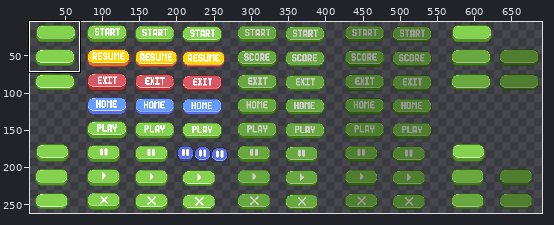
File history of a pixel-art file, assets/button ver 2.aseprite. Above, an overview of the earlier version with the close-up marked.
Close-up. Before the commit:
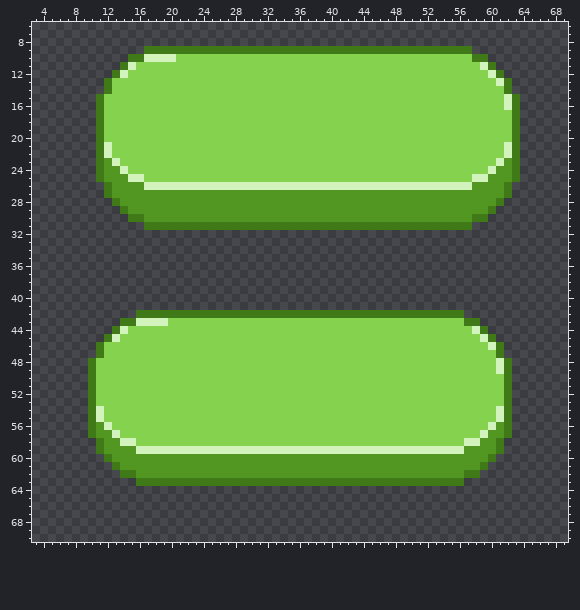
785x271 pixels, 1 frame. Colours within 5 levels of each other are drawn and written as one. Shown: x 3..69, y 6..70. The wide view leaves out empty margins. The commit also changed other parts of the picture, which this record leaves out.
The same view after the edit:
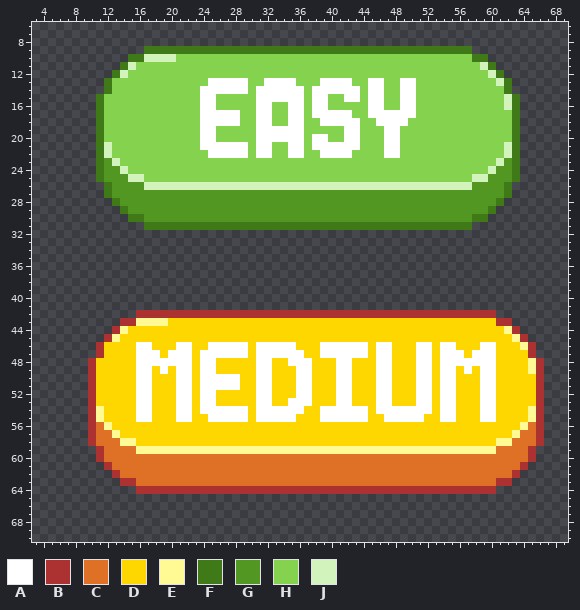
Palette (. is transparent): A #ffffff  B #ac3232  C #df7126  D #ffd700  E #fffa94  F #407a18  G #519721  H #84d24e  J #d2f3bb
Changes in this commit:
Changed rows in their new state; - is an unchanged pixel.
first column x 24:
13 -AAAAA--AAAA---AAAA--AA--AA
14 AAAAAA-AAAAAA-AAAAAA-AA--AA
15 AA-----AAAAAA-AA--AA-AA--AA
16 AA-----AA--AA-AA-----AA--AA
17 AAAAA--AA--AA-AAAAA--AAAAAA
18 AAAAA--AA--AA--AAAAA--AAAA-
19 AA-----AAAAAA-----AA---AA--
20 AA-----AAAAAA-AA--AA---AA--
21 AAAAAA-AA--AA-AAAAAA---AA--
22 -AAAAA-AA--AA--AAAA----AA--
first column x 10:
42 ------BBBBBBBBBBBBBBBBBBBBBBBBBBBBBBBBBBBBBBBBBBBBB------
43 ----BBEEEEDDDDDDDDDDDDDDDDDDDDDDDDDDDDDDDDDDDDDDDDDBB----
44 ---BEDDDDDDDDDDDDDDDDDDDDDDDDDDDDDDDDDDDDDDDDDDDDDDDEB---
45 --BEDDDDDDDDDDDDDDDDDDDDDDDDDDDDDDDDDDDDDDDDDDDDDDDDDEB--
46 -BDDDDAADDDAADDAAAAADAAAAADDDAAAAAADAADDDAADAADDDAADDDEB-
47 -BDDDDAAADAAADAAAAAADAAAAAADDAAAAAADAADDDAADAAADAAADDDDB-
48 BDDDDDAAAAAAADAADDDDDAADDAAADDDAADDDAADDDAADAAAAAAADDDDEB
49 BDDDDDAADADAADAADDDDDAADDDAADDDAADDDAADDDAADAADADAADDDDEB
50 BDDDDDAADDDAADAAAAADDAADDDAADDDAADDDAADDDAADAADDDAADDDDDB
51 BDDDDDAADDDAADAAAAADDAADDDAADDDAADDDAADDDAADAADDDAADDDDDB
52 BDDDDDAADDDAADAADDDDDAADDDAADDDAADDDAADDDAADAADDDAADDDDDB
53 BDDDDDAADDDAADAADDDDDAADDAAADDDAADDDAADDDAADAADDDAADDDDDB
54 BEDDDDAADDDAADAAAAAADAAAAAADDAAAAAADAAAAAAADAADDDAADDDDEB
55 BEDDDDAADDDAADDAAAAADAAAAADDDAAAAAADDAAAAADDAADDDAADDDDEB
56 BCEDDDDDDDDDDDDDDDDDDDDDDDDDDDDDDDDDDDDDDDDDDDDDDDDDDDECB
57 BCCEDDDDDDDDDDDDDDDDDDDDDDDDDDDDDDDDDDDDDDDDDDDDDDDDDECCB
58 BCCCEEDDDDDDDDDDDDDDDDDDDDDDDDDDDDDDDDDDDDDDDDDDDDDEECCCB
59 -BCCCCEEEEEEEEEEEEEEEEEEEEEEEEEEEEEEEEEEEEEEEEEEEEECCCCB-
60 -BCCCCCCCCCCCCCCCCCCCCCCCCCCCCCCCCCCCCCCCCCCCCCCCCCCCCCB-
61 --BCCCCCCCCCCCCCCCCCCCCCCCCCCCCCCCCCCCCCCCCCCCCCCCCCCCB--
62 ---BCCCCCCCCCCCCCCCCCCCCCCCCCCCCCCCCCCCCCCCCCCCCCCCCCB---
63 ----BBCCCCCCCCCCCCCCCCCCCCCCCCCCCCCCCCCCCCCCCCCCCCCBB----
64 ------BBBBBBBBBBBBBBBBBBBBBBBBBBBBBBBBBBBBBBBBBBBBB------
Changed places in both close-ups, as pixel boxes (x1, y1, x2, y2):
changed: (200, 78, 416, 158)
changed: (88, 310, 544, 494)
